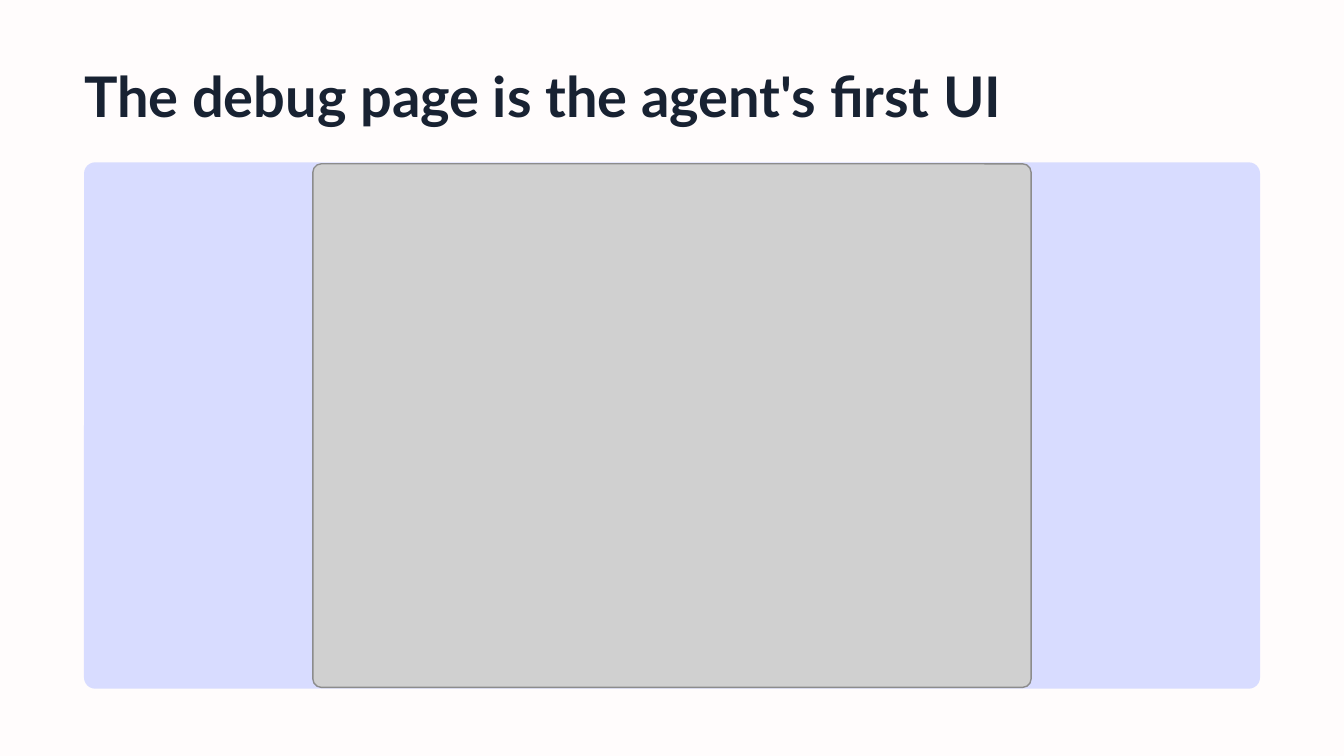
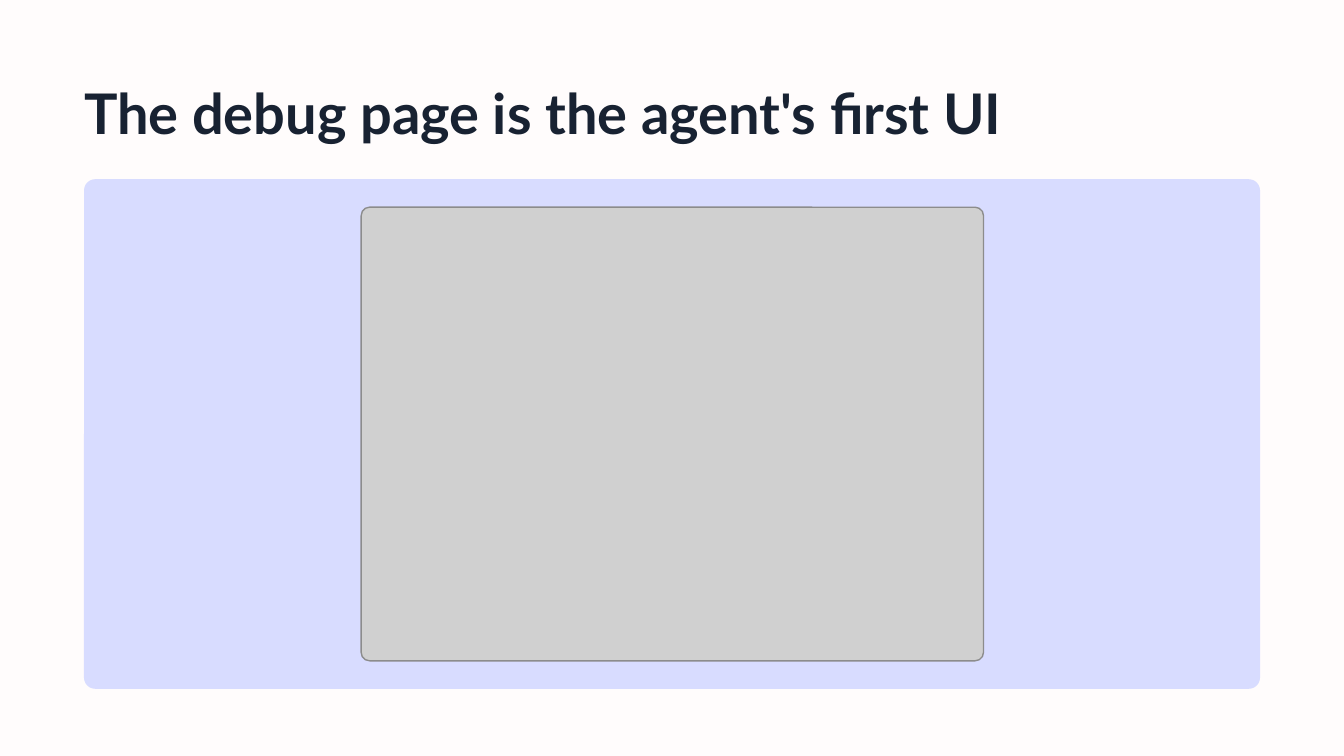
Before and after one commit to technophile-04/devcon-8-mumbai, a slide deck: slide 4 of template/buidlguidl-devcon8.pptx. Drawn at 1344x756 pixels with LibreOffice and Linux fonts; fonts in the diff are those of the drawing; grey boxes stand for pictures; background and template pictures are left out. Boxes give left, top, right and bottom in pixels: in the first picture for what was removed or moved away, otherwise in the second. Text is boxed around its words. In the diff, an @@ line names an element or a change of style, - is before the commit and + after.

```diff
--- a/template/buidlguidl-devcon8.pptx
+++ b/template/buidlguidl-devcon8.pptx
@@ title "The debug page is the ...": place and size @@
-title "The debug page is the ..." at (84, 75, 1001, 127)
+title "The debug page is the ..." at (84, 92, 1001, 144)
@@ rounded rectangle: place and size @@
-rounded rectangle at (83, 163, 1259, 689)
+rounded rectangle at (83, 179, 1259, 688)
@@ rounded rectangle at (83, 179, 1259, 688): proportions changed @@
@@ picture: place and size @@
-picture at (313, 164, 1031, 688)
+picture at (362, 207, 984, 661)
```
Also in this commit, not shown: 7 other slides changed, 24 other files.
